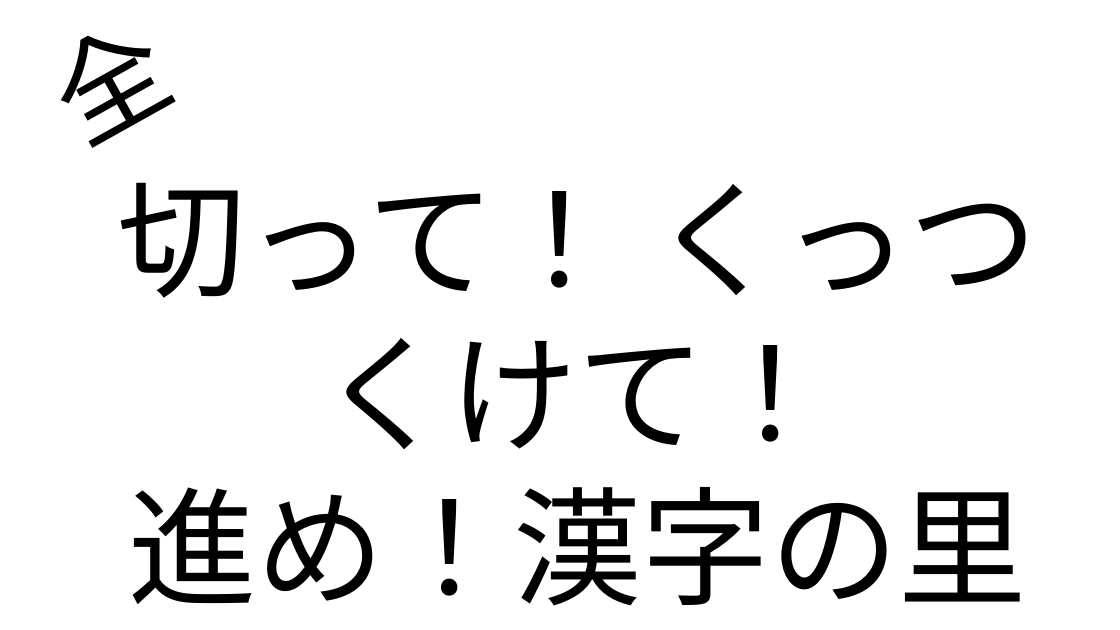
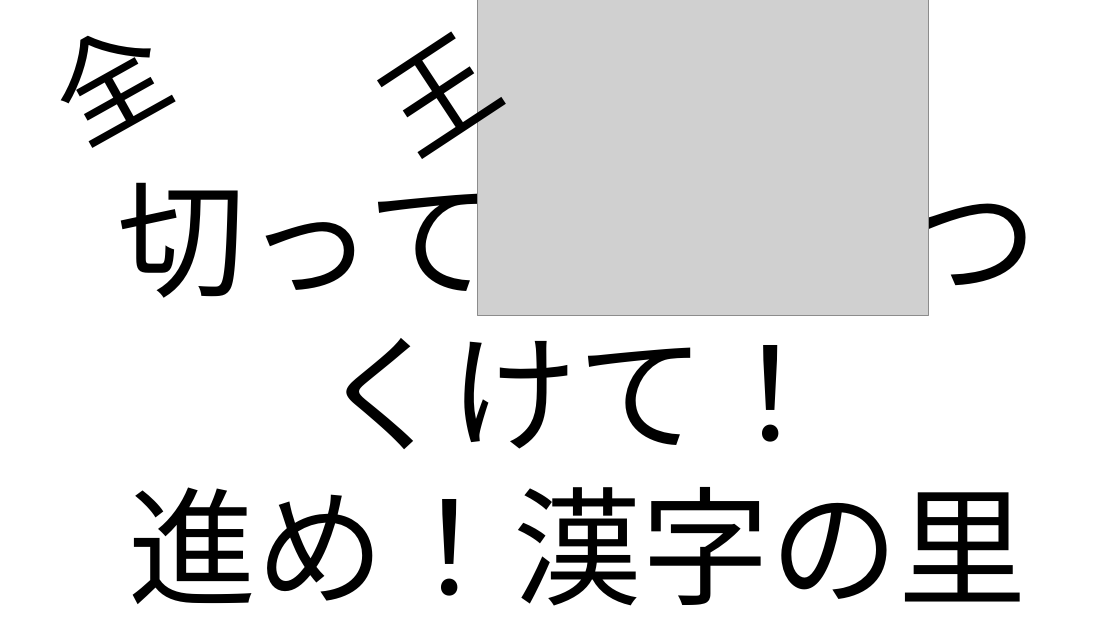
Before and after one commit to nkc20236093/kikaku, a slide deck: slide 1 of kikaku_4_オリジナルゲーム企画/オリジナルゲーム企画.pptx. Drawn at 1120x630 pixels with LibreOffice and Linux fonts; fonts in the diff are those of the drawing; grey boxes stand for pictures. Boxes give left, top, right and bottom in pixels: in the first picture for what was removed or moved away, otherwise in the second. Text is boxed around its words. In the diff, an @@ line names an element or a change of style, - is before the commit and + after.

```diff
--- a/kikaku_4_オリジナルゲーム企画/オリジナルゲーム企画.pptx
+++ b/kikaku_4_オリジナルゲーム企画/オリジナルゲーム企画.pptx
@@ picture added at (478, 0, 929, 315) @@
@@ text added at (415, 45, 509, 186), 96 pt, text #000000 @@
+王
```
Also in this commit, not shown: 3 slides added, 15 other files.
